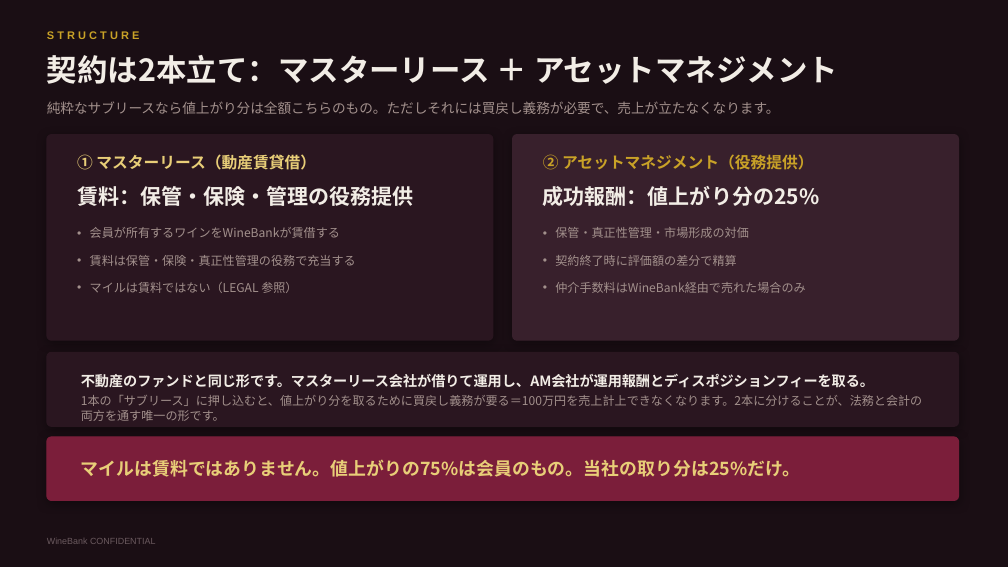
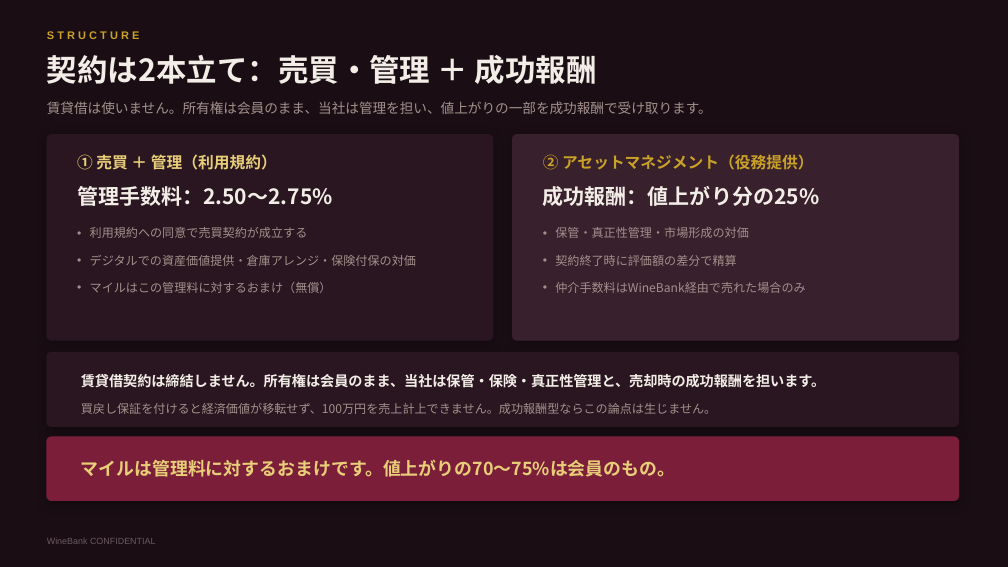
Before and after one commit to nakano-winebank/wine-auction, a slide deck: slide 9 of 提案資料/WineBank_ワインマイル経済圏構想.pptx. Drawn at 1008x567 pixels with LibreOffice and Linux fonts; fonts in the diff are those of the drawing. Boxes give left, top, right and bottom in pixels: in the first picture for what was removed or moved away, otherwise in the second. Text is boxed around its words. In the diff, an @@ line names an element or a change of style, - is before the commit and + after.

```diff
--- a/提案資料/WineBank_ワインマイル経済圏構想.pptx
+++ b/提案資料/WineBank_ワインマイル経済圏構想.pptx
@@ text at [47,55,597,84]: text changed @@
-契約は2本立て：マスターリース ＋ アセットマネジメント
+契約は2本立て：売買・管理 ＋ 成功報酬
@@ text at [47,101,712,114]: text changed @@
-純粋なサブリースなら値上がり分は全額こちらのもの。ただしそれには買戻し義務が必要で、売上が立たなくなります。
+賃貸借は使いません。所有権は会員のまま、当社は管理を担い、値上がりの一部を成功報酬で受け取ります。
@@ text at [77,154,277,170]: text changed @@
-① マスターリース（動産賃貸借）
+① 売買 ＋ 管理（利用規約）
@@ text at [77,186,333,206]: text changed @@
-賃料：保管・保険・管理の役務提供
+管理手数料：2.50〜2.75%
@@ text at [90,227,416,293]: text changed @@
-• 会員が所有するワインをWineBankが賃借する
-• 賃料は保管・保険・真正性管理の役務で充当する
-• マイルは賃料ではない（LEGAL 参照）
+• 利用規約への同意で売買契約が成立する
+• デジタルでの資産価値提供・倉庫アレンジ・保険付保の対価
+• マイルはこの管理料に対するおまけ（無償）
@@ text at [81,374,825,388]: text changed @@
-不動産のファンドと同じ形です。マスターリース会社が借りて運用し、AM会社が運用報酬とディスポジションフィーを取る。
+賃貸借契約は締結しません。所有権は会員のまま、当社は保管・保険・真正性管理と、売却時の成功報酬を担います。
@@ text at [81,403,716,414]: text changed @@
-1本の「サブリース」に押し込むと、値上がり分を取るために買戻し義務が要る＝100万円を売上計上できなくなります。2本に分けることが、法務と会計の両方を通す唯一の形です。
+買戻し保証を付けると経済価値が移転せず、100万円を売上計上できません。成功報酬型ならこの論点は生じません。
@@ text at [81,460,675,477]: text changed @@
-マイルは賃料ではありません。値上がりの75%は会員のもの。当社の取り分は25%だけ。
+マイルは管理料に対するおまけです。値上がりの70〜75%は会員のもの。
```
Also in this commit, not shown: 5 other slides changed, 4 other files.
